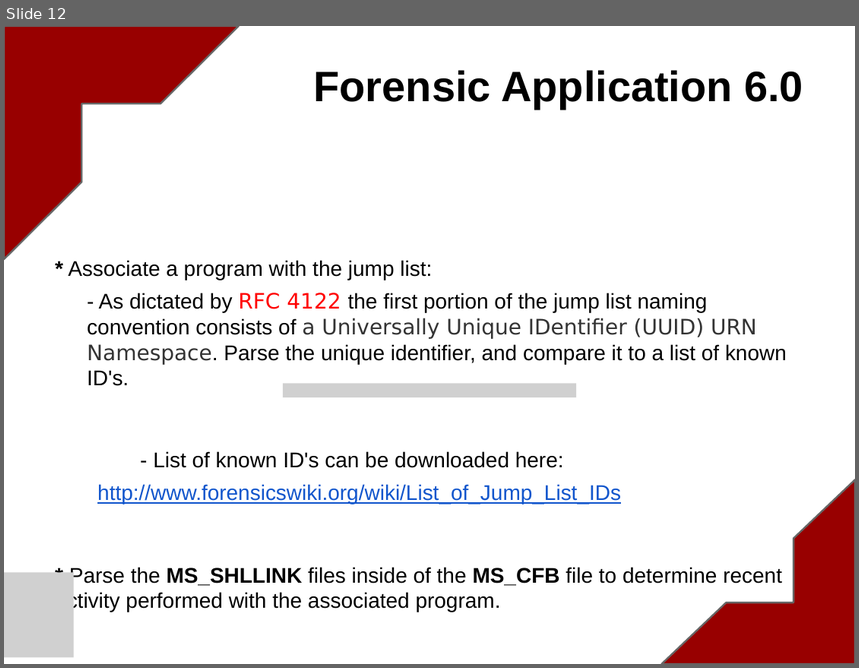
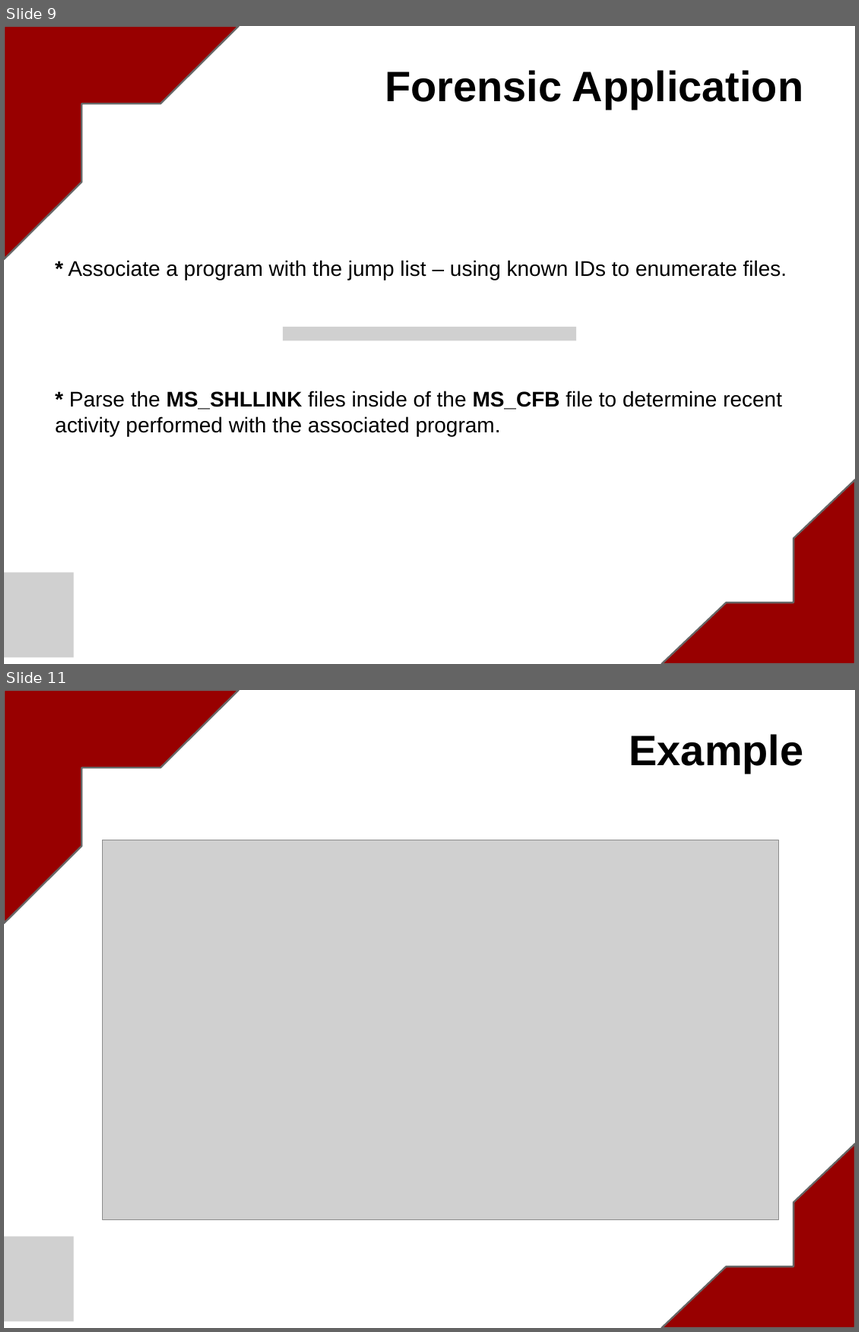
Before and after one commit to blakelyh/Jumplist, a slide deck: doc/project/WindowsJumpLists.pptx. Shown one above the other, each under a label of ours: slide 12 before the commit, slides 9 and 11 after it; the slides between them are not shown. The pictures are 859x668 and 859x1332 pixels, drawn with LibreOffice and Linux fonts; fonts in the diff are those of the drawing; grey boxes stand for pictures. Boxes give left, top, right and bottom in pixels: in the first picture for what was removed or moved away, otherwise in the second. Text is boxed around its words. In the diff, an @@ line names an element or a change of style, - is before the commit and + after.

```diff
--- a/doc/project/WindowsJumpLists.pptx
+++ b/doc/project/WindowsJumpLists.pptx
@@ slide 11 added at [4, 690, 855, 1328], background #FFFFFF @@
@@ half frame added at [4, 690, 239, 923], fill #980000, outline #666666 1.5 pt @@
@@ title added at [629, 734, 804, 773], 36 pt, text #000000, bold @@
+Example
@@ picture added at [103, 840, 778, 1220] @@
@@ half frame added at [662, 1144, 855, 1328], fill #980000, outline #666666 1.5 pt @@
@@ picture added at [4, 1236, 74, 1322] @@
@@ what was slide 12 is now slide 9 @@
@@ slide 9 changed as well @@
@@ title at [385, 70, 804, 109]: text changed @@
-Forensic Application 6.0
+Forensic Application
@@ text at [68, 260, 788, 281]: text changed @@
-* Associate a program with the jump list:
-- As dictated by RFC 4122 the first portion of the jump list naming convention consists of a Universally Unique IDentifier (UUID) URN Namespace. Parse the unique identifier, and compare it to a list of known ID's.
-- List of known ID's can be downloaded here:
-http://www.forensicswiki.org/wiki/List_of_Jump_List_IDs
+* Associate a program with the jump list – using known IDs to enumerate files.
@@ picture: place and size @@
-picture at [283, 383, 577, 398]
+picture at [283, 326, 577, 341]
```
Also in this commit, not shown: 6 other slides changed, 3 other slides added, 5 slides removed.
